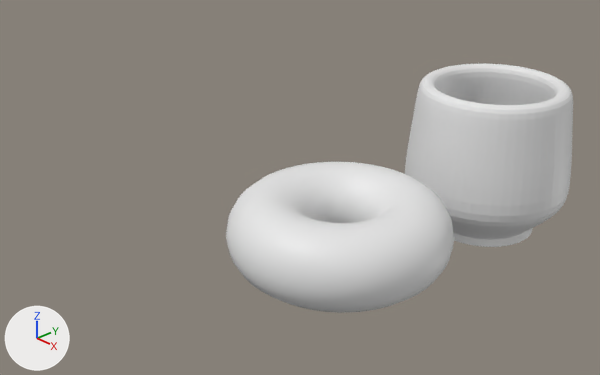
Two versions of the Blender file donut-2026/donut-tut2026-3.blend, one commit apart.
Before and after are seen from a 50 mm lens placed at (0.727, -0.728, 0.702), pointed at (-0.278, 0.201, 0.064). The lights are fixed; the arrows at lower left show +X, +Y and +Z. The picture after the commit comes second.

Names of what the first picture shows: 'Cup', 'Donut'.
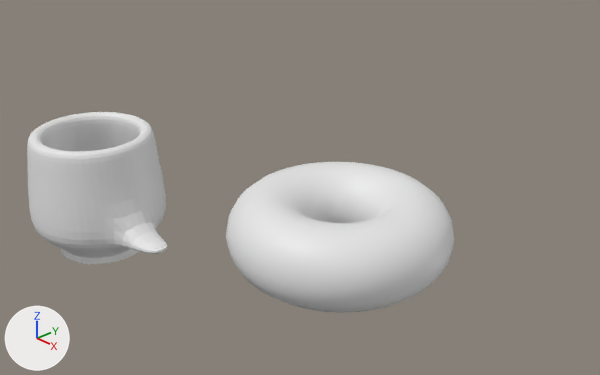
Commit message: began extruding the cup handle

Location of each change, (x1, y1, x2, y2) in pixels of the pictures (600 x 375 px):
'Cup', reshaped, moved (16% narrower, 17% shorter)
    before: (405, 64, 573, 247)
    after: (27, 112, 168, 264)
part 1 of me_cylinder, built on
    before: (537, 190, 566, 224)
    after: (123, 222, 168, 254)

Patch to the scene script:
```diff
--- a/donut-2026/donut-tut2026-3.blend.py
+++ b/donut-2026/donut-tut2026-3.blend.py
@@ me_cylinder @@
 # used by ob_cup; location = (0.005, 0.361, 0.175)
 # verts and faces of me_cylinder; kept vertices keep their numbers, new ones are numbered from 224
 # before: 44 (0.14, 0.032, -0.053), 45 (0.14, -0.032, -0.053), 59 (0.129, 0.029, -0.077), 60 (0.129, -0.029, -0.077)
-me_cylinder.from_pydata(...)  # 224 vertices, 212 faces; spans x -0.14..0.14, y -0.144..0.144, z -0.139..0.12
+me_cylinder.from_pydata(...)  # 228 vertices, 216 faces; spans x -0.14..0.238, y -0.144..0.144, z -0.139..0.12
+# me_cylinder part 1
+delete_faces([(44, 45, 60, 59)])
+for new, old in zip([*range(224, 228)], [44, 45, 59, 60]): verts[new] = verts[old] + (0.098, 0.0, 0.008)
+faces += [(44, 224, 226, 59), (224, 225, 227, 226), (45, 60, 227, 225), (59, 226, 227, 60), (44, 45, 225, 224)]
@@ ob_cup @@
 ob_cup = bpy.data.objects.new('Cup', me_cylinder)
-ob_cup.location = (0.005, 0.361, 0.175)
+ob_cup.location = (-0.663, 0.003, -0.002)
 _m = ob_cup.modifiers.new('Subdivision', 'SUBSURF')
```
